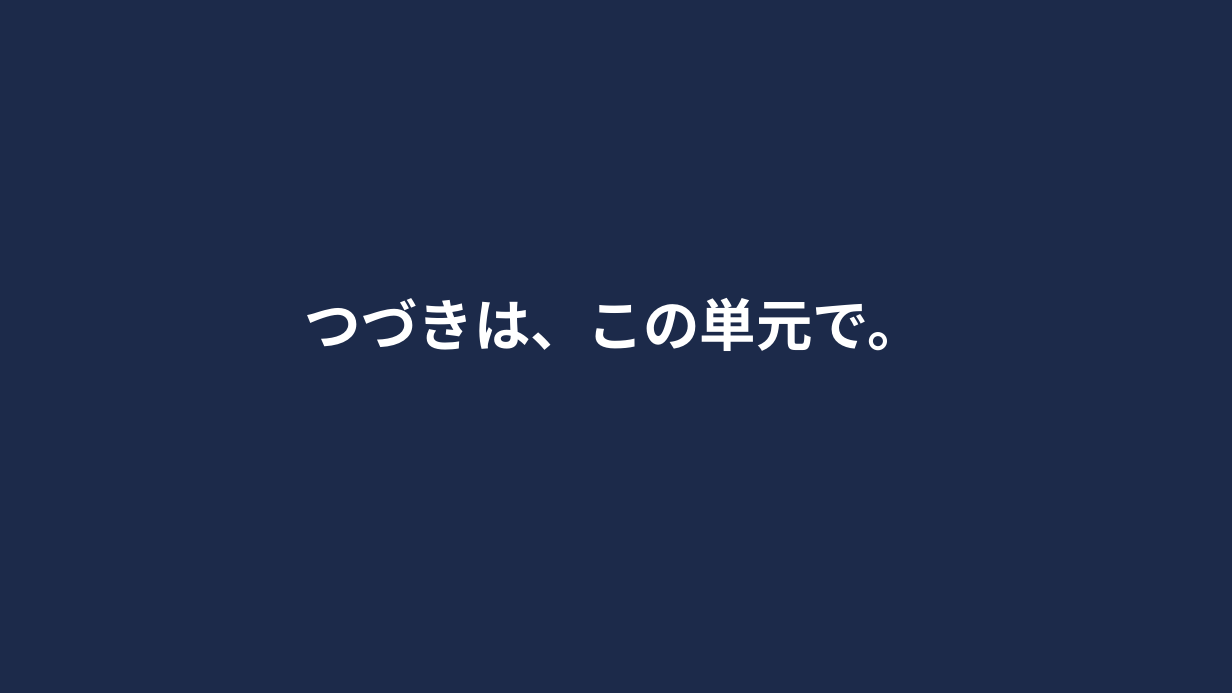
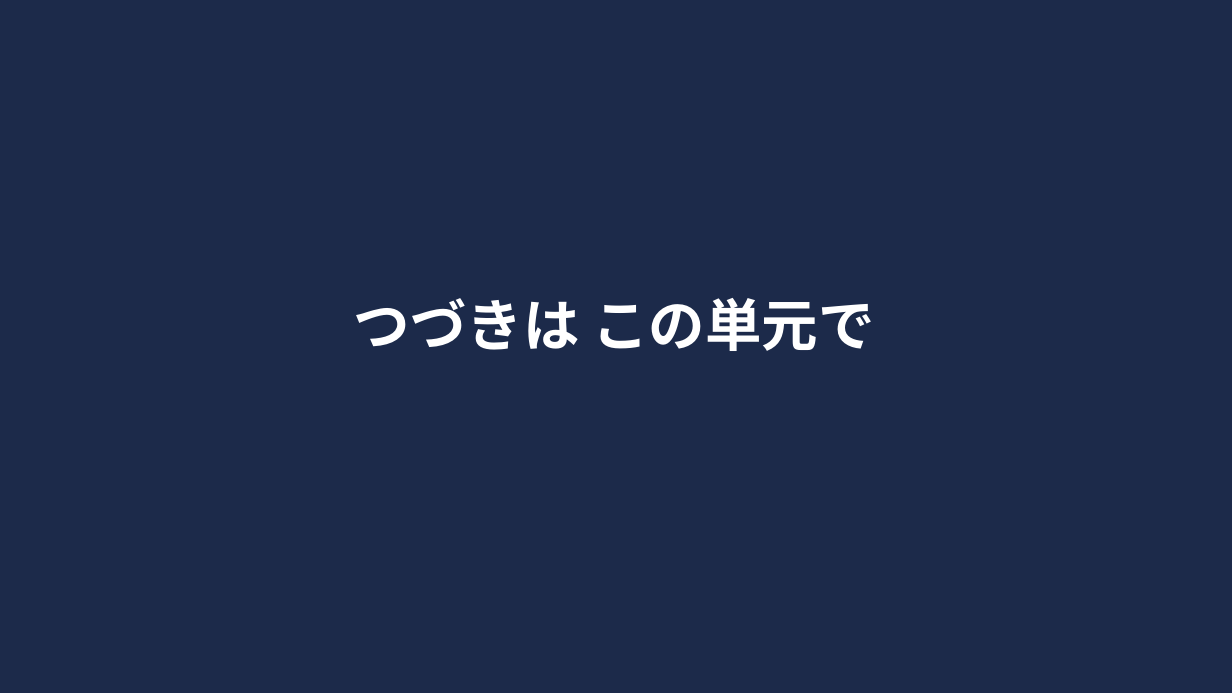
Before and after one commit to A-TOZAK/tateiwa-kenshu, a slide deck: slide 8 of templates/t4_quiz_donyu.pptx. Drawn at 1232x693 pixels with LibreOffice and Linux fonts; fonts in the diff are those of the drawing. Boxes give left, top, right and bottom in pixels: in the first picture for what was removed or moved away, otherwise in the second. Text is boxed around its words. In the diff, an @@ line names an element or a change of style, - is before the commit and + after.

```diff
--- a/templates/t4_quiz_donyu.pptx
+++ b/templates/t4_quiz_donyu.pptx
@@ text at [354,298,874,351]: text changed @@
-つづきは、この単元で。
+つづきは この単元で
```
Also in this commit, not shown: 1 other slide changed, 17 other files.
